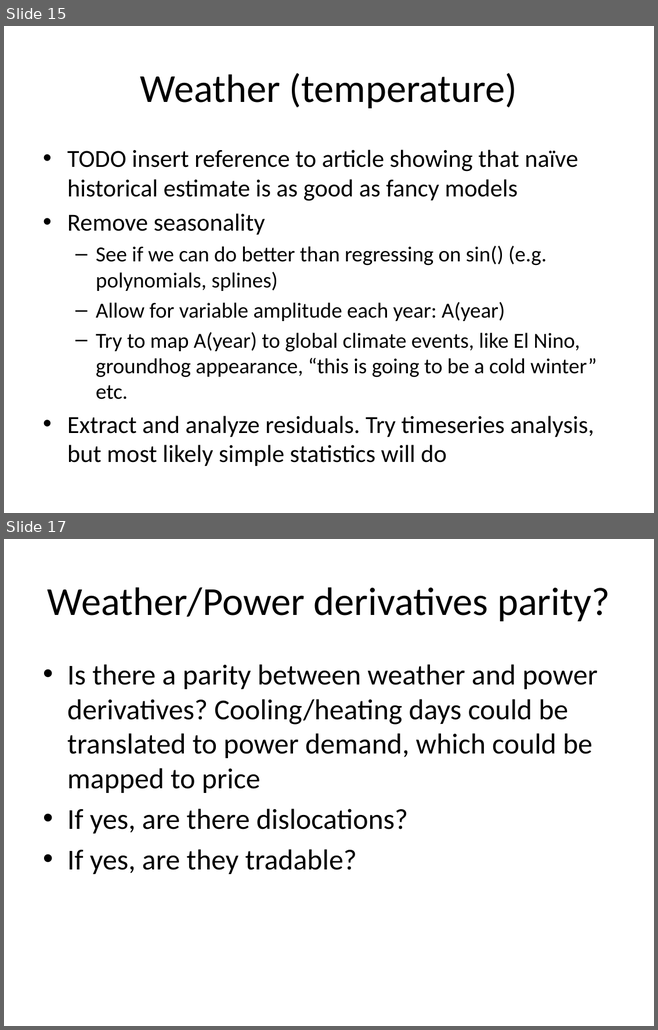
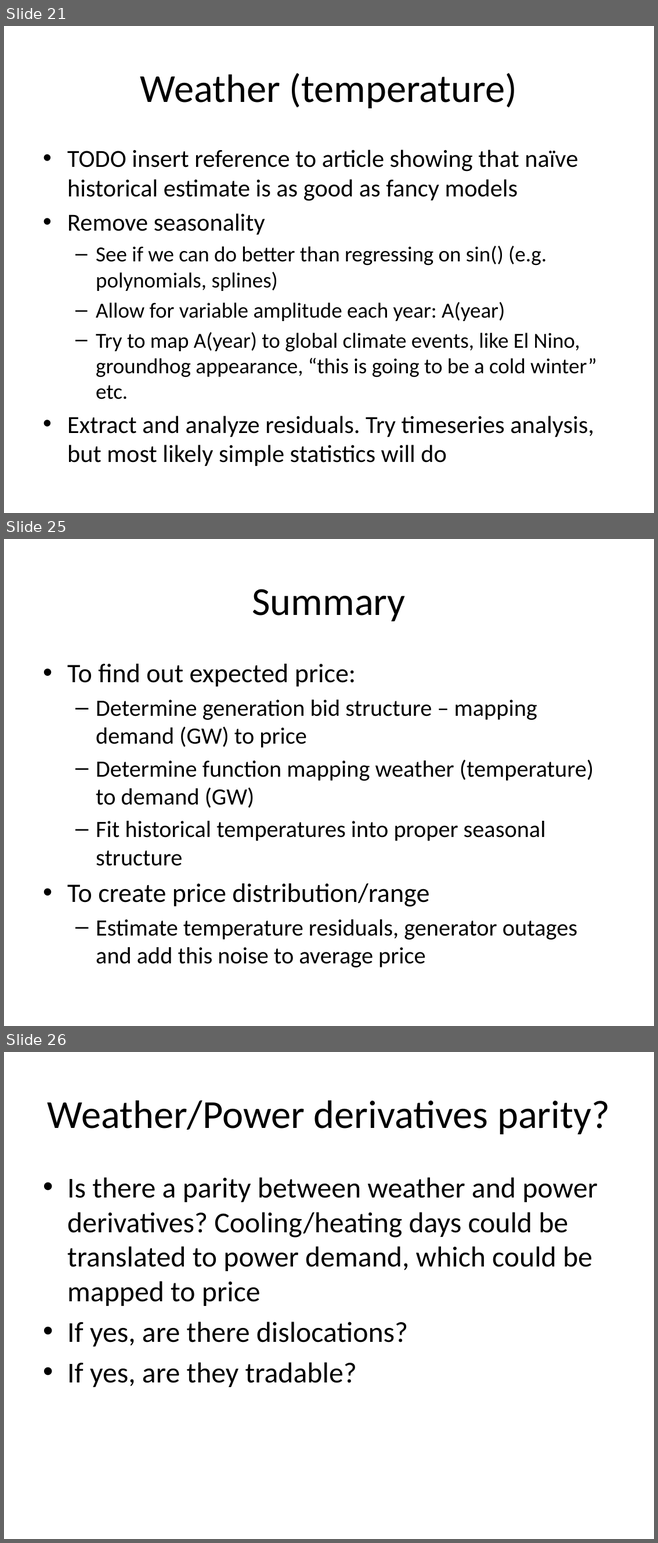
Before and after one commit to quantbin/xpl, a slide deck: energy.pptx. Shown one above the other, each under a label of ours: slides 15 and 17 before the commit, slides 21, 25 and 26 after it; the slides between them are not shown. The pictures are 658x1030 and 658x1543 pixels, drawn with LibreOffice and Linux fonts; fonts in the diff are those of the drawing. Boxes give left, top, right and bottom in pixels: in the first picture for what was removed or moved away, otherwise in the second. Text is boxed around its words. In the diff, an @@ line names an element or a change of style, - is before the commit and + after.

```diff
--- a/energy.pptx
+++ b/energy.pptx
@@ slide 25 added at (4,539,654,1026), background #C0C0C0 @@
@@ title added at (252,589,405,621), 44 pt, text #000000 @@
+Summary
@@ text added at (67,664,593,968), 25.9 pt, text #000000 @@
+• To find out expected price:
+  – Determine generation bid structure – mapping demand (GW) to price
+  – Determine function mapping weather (temperature) to demand (GW)
+  – Fit historical temperatures into proper seasonal structure
+• To create price distribution/range
+  – Estimate temperature residuals, generator outages and add this noise to average price
@@ what was slide 15 is now slide 21 @@
@@ what was slide 17 is now slide 26 @@
```
Also in this commit, not shown: 11 slides changed, 8 other slides added.
